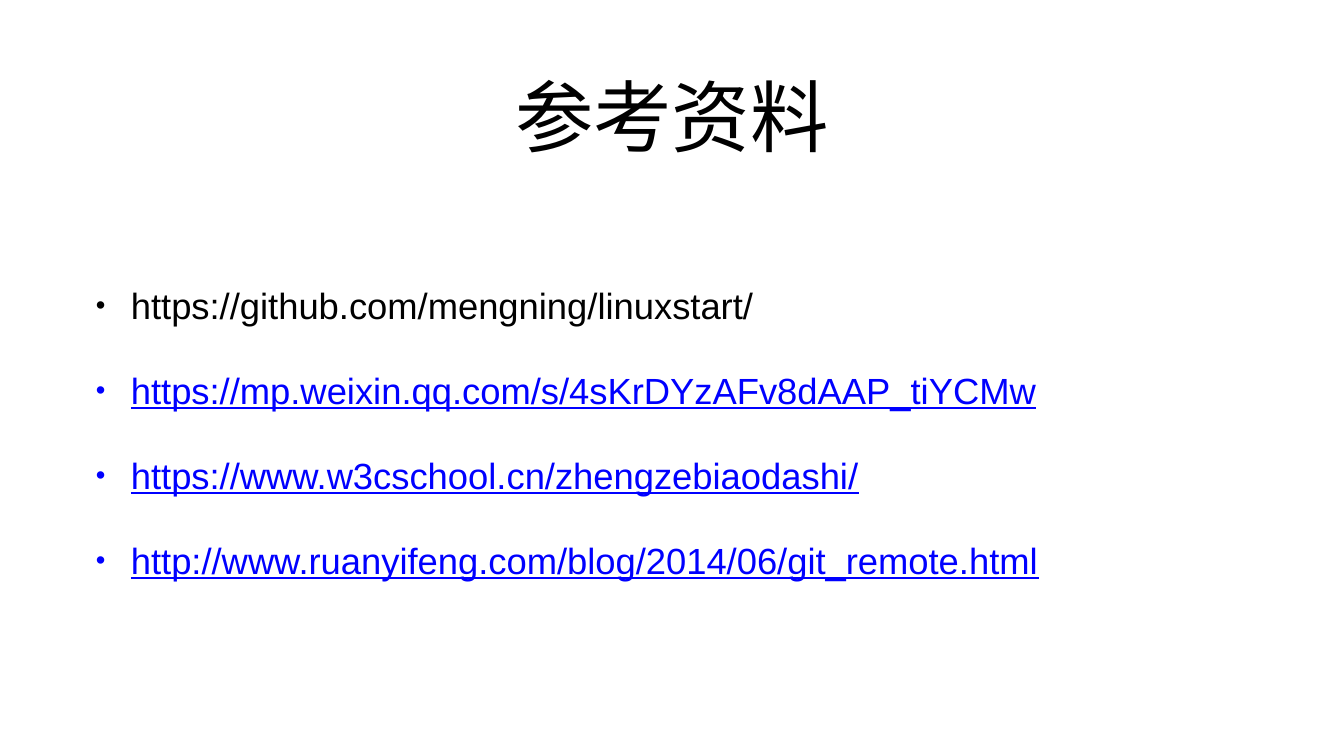
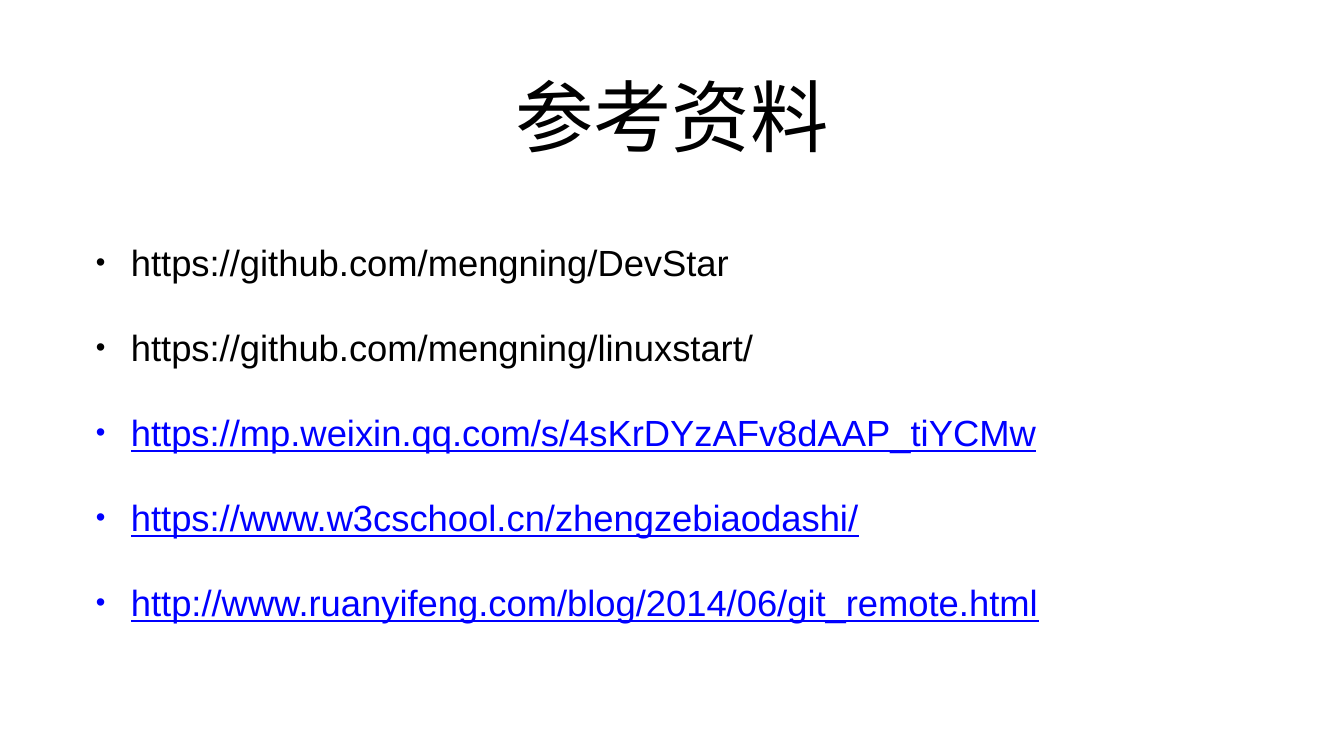
Before and after one commit to mengning/se, a slide deck: slide 97 of ppt/工欲善其事必先利其器.pptx (slide 99 before the commit). Drawn at 1344x756 pixels with LibreOffice and Linux fonts; fonts in the diff are those of the drawing. Boxes give left, top, right and bottom in pixels: in the first picture for what was removed or moved away, otherwise in the second. Text is boxed around its words. In the diff, an @@ line names an element or a change of style, - is before the commit and + after.

```diff
--- a/ppt/工欲善其事必先利其器.pptx
+++ b/ppt/工欲善其事必先利其器.pptx
@@ text at [131,249,729,284]: paragraph added @@
+• https://github.com/mengning/DevStar
```
Also in this commit, not shown: 7 other slides changed, 4 slides added, 6 slides removed, 1 other file.
